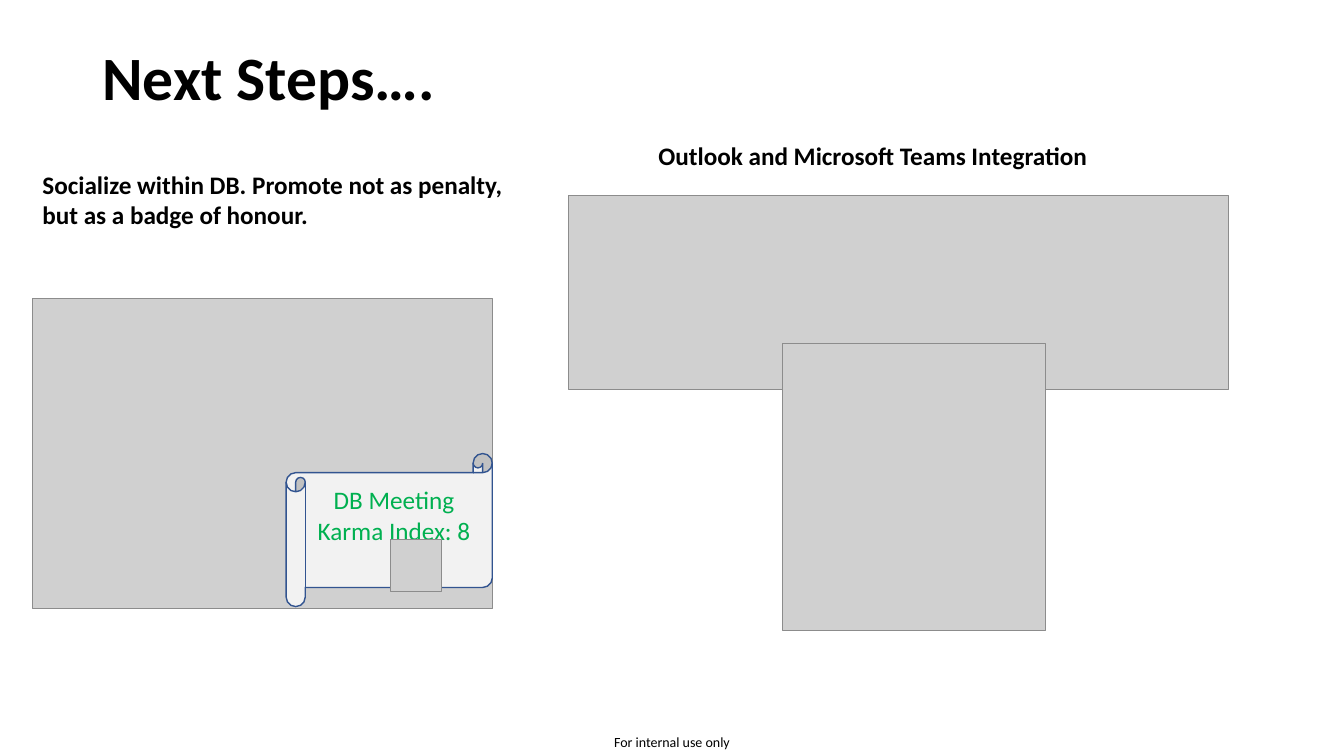
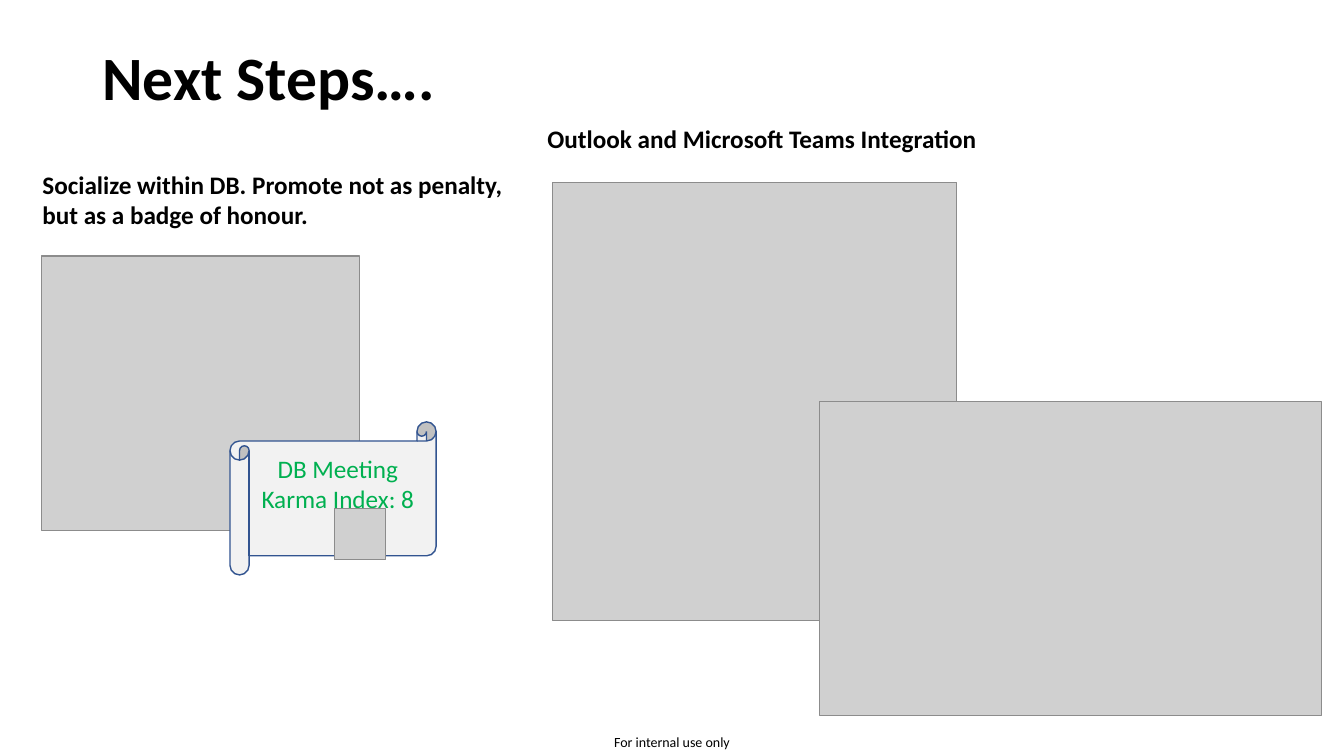
Before and after one commit to johnbarry/meetmon, a slide deck: slide 2 of public/GEE_P14_Meeting_Tracker_V2.pptx. Drawn at 1344x756 pixels with LibreOffice and Linux fonts; fonts in the diff are those of the drawing; grey boxes stand for pictures. Boxes give left, top, right and bottom in pixels: in the first picture for what was removed or moved away, otherwise in the second. Text is boxed around its words. In the diff, an @@ line names an element or a change of style, - is before the commit and + after.

Commit message:
improved outlook integration images

```diff
--- a/public/GEE_P14_Meeting_Tracker_V2.pptx
+++ b/public/GEE_P14_Meeting_Tracker_V2.pptx
@@ text "Outlook and Microsoft Teams Integration": place and size @@
-text "Outlook and Microsoft Teams Integration" at bbox=[658, 147, 1086, 170]
+text "Outlook and Microsoft Teams Integration" at bbox=[547, 130, 976, 153]
@@ picture added at bbox=[553, 182, 958, 621] @@
@@ picture removed at bbox=[569, 196, 1228, 390] @@
@@ picture: place and size @@
-picture at bbox=[32, 298, 492, 609]
+picture at bbox=[42, 256, 361, 530]
@@ picture removed at bbox=[783, 343, 1046, 630] @@
@@ picture added at bbox=[820, 401, 1321, 716] @@
@@ horizontal scroll "DB Meeting Karma Index: 8": place and size @@
-horizontal scroll "DB Meeting Karma Index: 8" at bbox=[286, 454, 493, 607]
+horizontal scroll "DB Meeting Karma Index: 8" at bbox=[230, 422, 437, 576]
@@ picture: place and size @@
-picture at bbox=[390, 540, 442, 592]
+picture at bbox=[335, 508, 386, 560]
```
Also in this commit, not shown: 2 other files.
